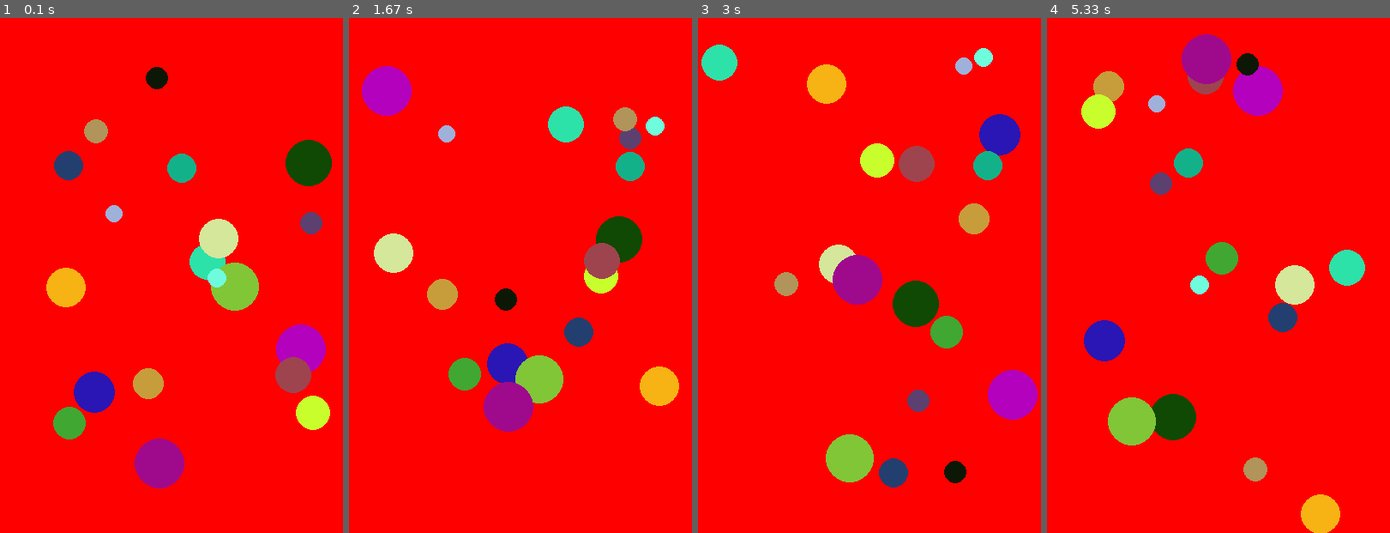
Above: before the commit, frames 1-4 (left to right).
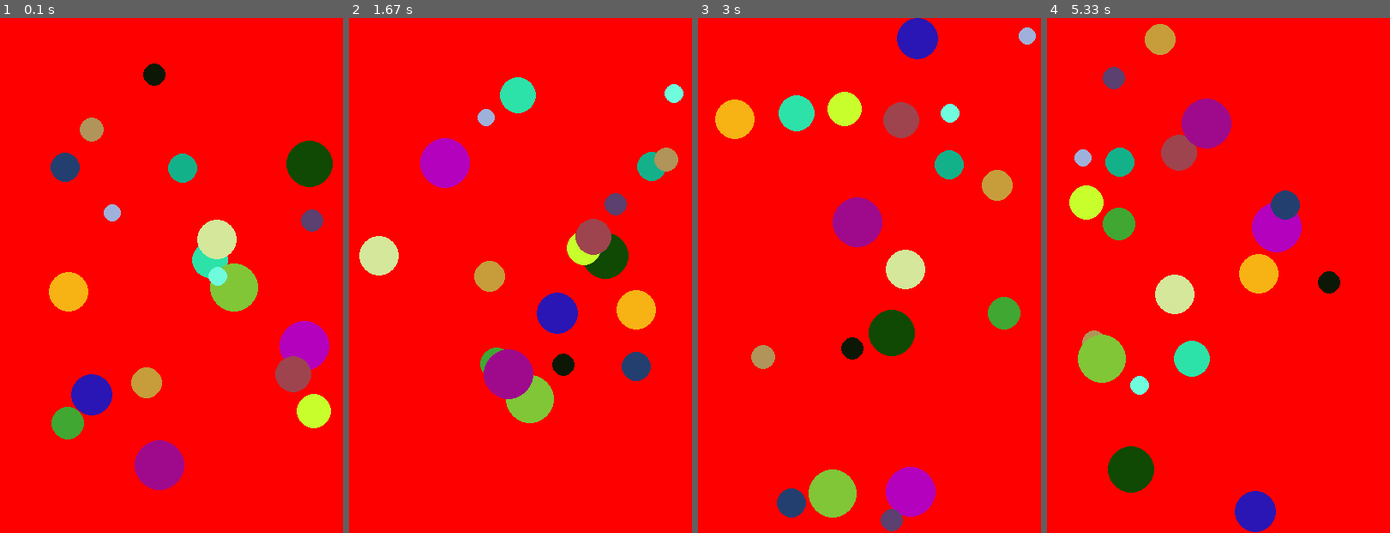
Above: after the commit, the same moments.

Repository: jdmejia92/Py_Game
Game: pygame game, started from Bolas_al_azar.py
Same seed, same stepped clock (60 frames per second), same inputs: the game is played once before the commit and once after it.
Inputs:
- Up to frame 1 (0.1 s): no input
- Up to frame 2 (1.67 s): no input
- Up to frame 3 (3 s): no input
- Up to frame 4 (5.33 s): no input

The runs differ from the first frame. In frame 1, 1.7% of the frame differs, in the area x 13-97%, y 8-92%; in frame 2, 15%; in frame 3, 20%, in the area x 1-99%, y 0-100%; in frame 4, 19%.

Commit message:
Modificacion velocidad bolas

Diff:
--- a/Bolas_al_azar.py
+++ b/Bolas_al_azar.py
@@ -47,8 +47,8 @@
             nueva_bola = Bola(self.pantalla, rd.randrange(alt_radio, ancho - alt_radio),
                                 rd.randrange(alt_radio, alto - alt_radio),
                                 (rd.randint(0, 255), rd.randint(0,255), rd.randint(0, 255)), alt_radio)
-            nueva_bola.vx = rd.uniform(-5, 5)
-            nueva_bola.vy = rd.uniform(-5, 5)
+            nueva_bola.vx = rd.uniform(-6, 6)
+            nueva_bola.vy = rd.uniform(-6, 6)
             self.bolas.append(nueva_bola)
 
         '''self.bola1.vx = 0.1
